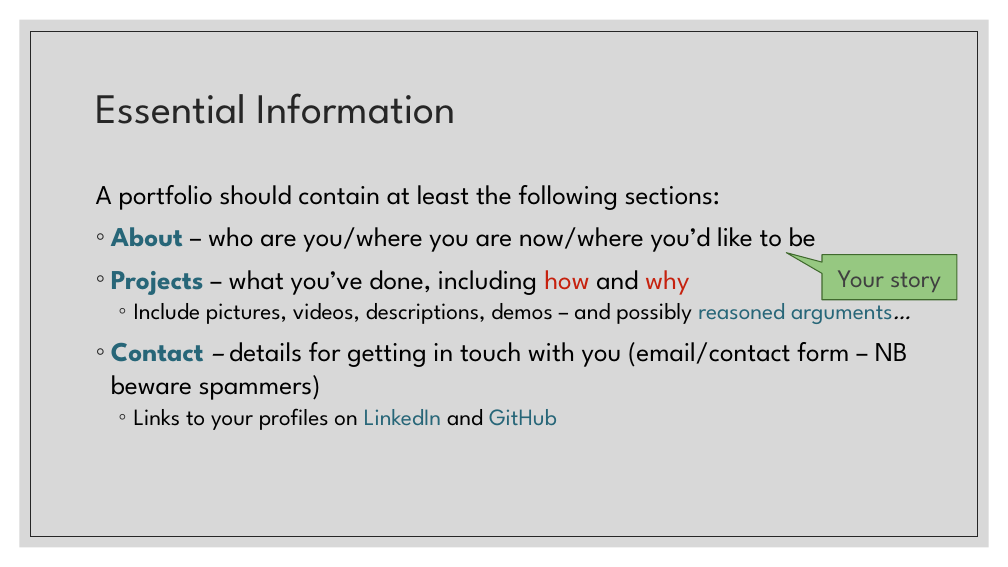
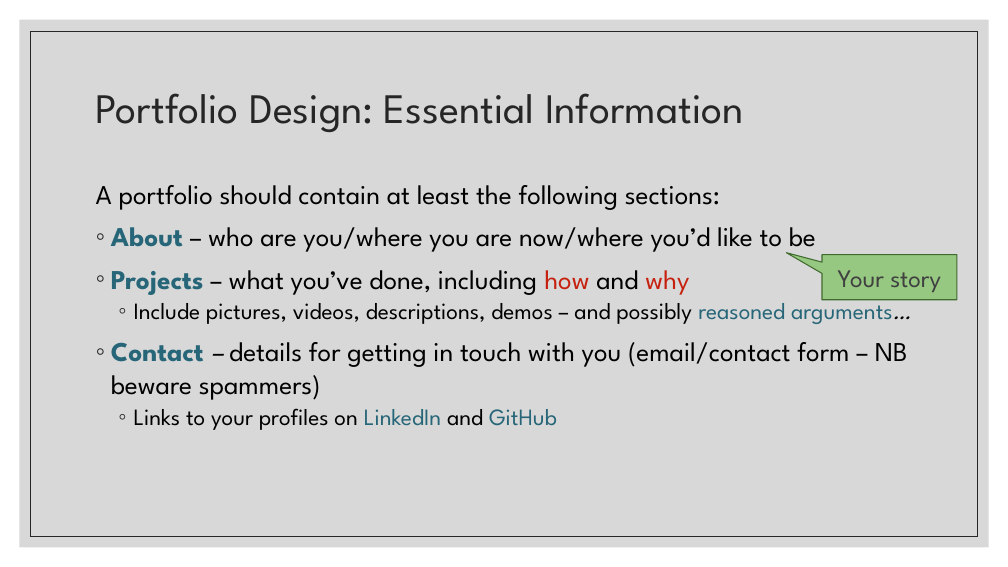
Before and after one commit to Falmouth-Games-Academy/COMP2x0-workshop-slides, a slide deck: slide 4 of COMP2x0-portfolio-workshop-07.pptx (slide 3 before the commit). Drawn at 1008x567 pixels with LibreOffice and Linux fonts; fonts in the diff are those of the drawing. Boxes give left, top, right and bottom in pixels: in the first picture for what was removed or moved away, otherwise in the second. Text is boxed around its words. In the diff, an @@ line names an element or a change of style, - is before the commit and + after.

```diff
--- a/COMP2x0-portfolio-workshop-07.pptx
+++ b/COMP2x0-portfolio-workshop-07.pptx
@@ title at (96,93,744,132): text changed @@
-Essential Information
+Portfolio Design: Essential Information
```
Also in this commit, not shown: 9 slides added, 9 slides removed, 1 other file.
